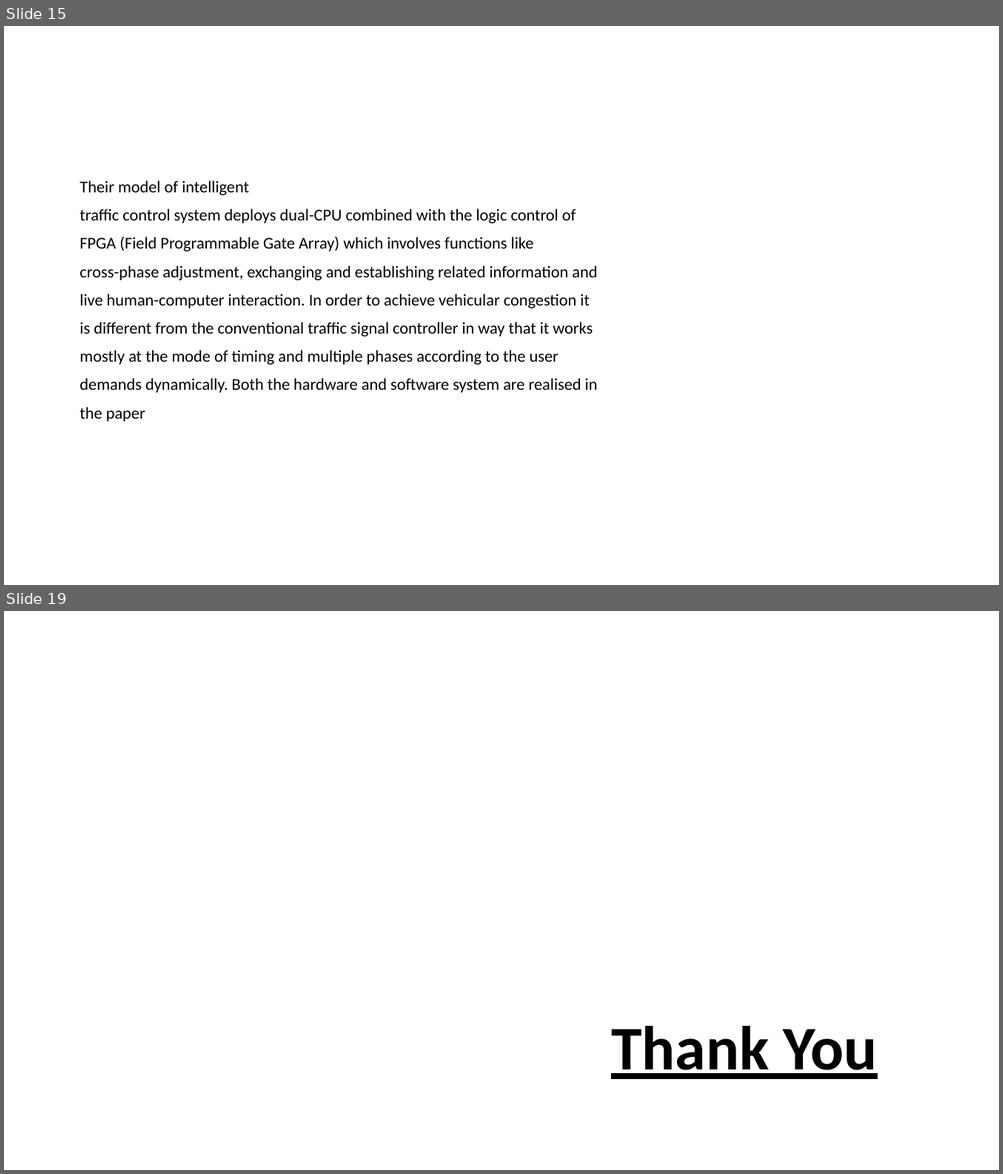
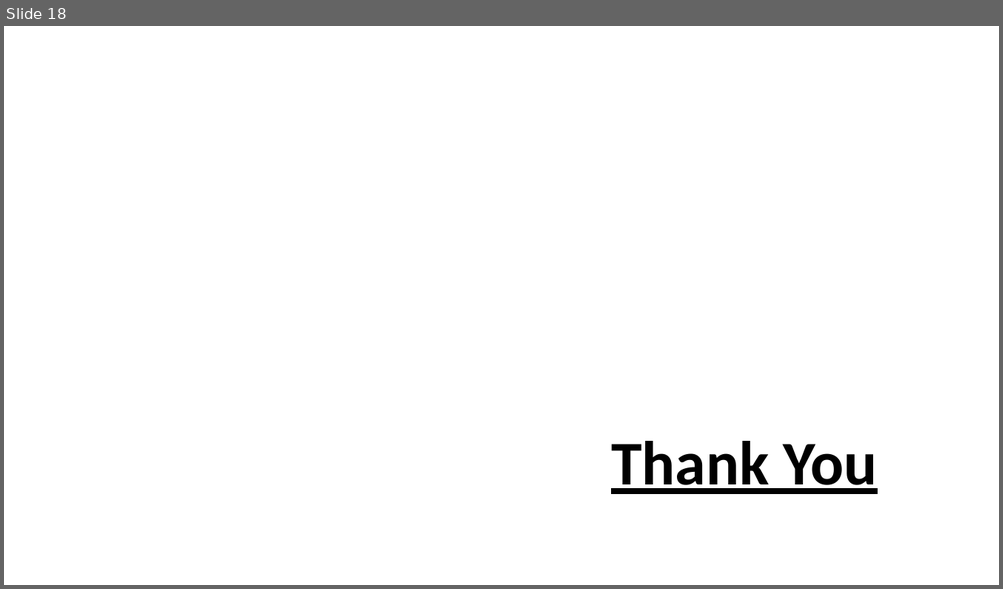
Before and after one commit to kamaljohnson/adaptive-traffic-signal-control, a slide deck: documents/Litrature Review.pptx. Shown one above the other, each under a label of ours: slides 15 and 19 before the commit, slide 18 after it; the slides between them are not shown. The pictures are 1003x1174 and 1003x589 pixels, drawn with LibreOffice and Linux fonts; fonts in the diff are those of the drawing. Boxes give left, top, right and bottom in pixels: in the first picture for what was removed or moved away, otherwise in the second. Text is boxed around its words. In the diff, an @@ line names an element or a change of style, - is before the commit and + after.

```diff
--- a/documents/Litrature Review.pptx
+++ b/documents/Litrature Review.pptx
@@ slide 15 removed at bbox=[4, 26, 999, 585], background #FFFFFF @@
@@ text removed at bbox=[79, 181, 597, 422] @@
-Their model of intelligent
-traffic control system deploys dual-CPU combined with the logic control of
-FPGA (Field Programmable Gate Array) which involves functions like
-cross-phase adjustment, exchanging and establishing related information and
-live human-computer interaction. In order to achieve vehicular congestion it
-is different from the conventional traffic signal controller in way that it works
-mostly at the mode of timing and multiple phases according to the user
-demands dynamically. Both the hardware and software system are realised in
-the paper
@@ what was slide 19 is now slide 18 @@
```
Also in this commit, not shown: 12 slides changed, 4 slides added, 4 other slides removed.
